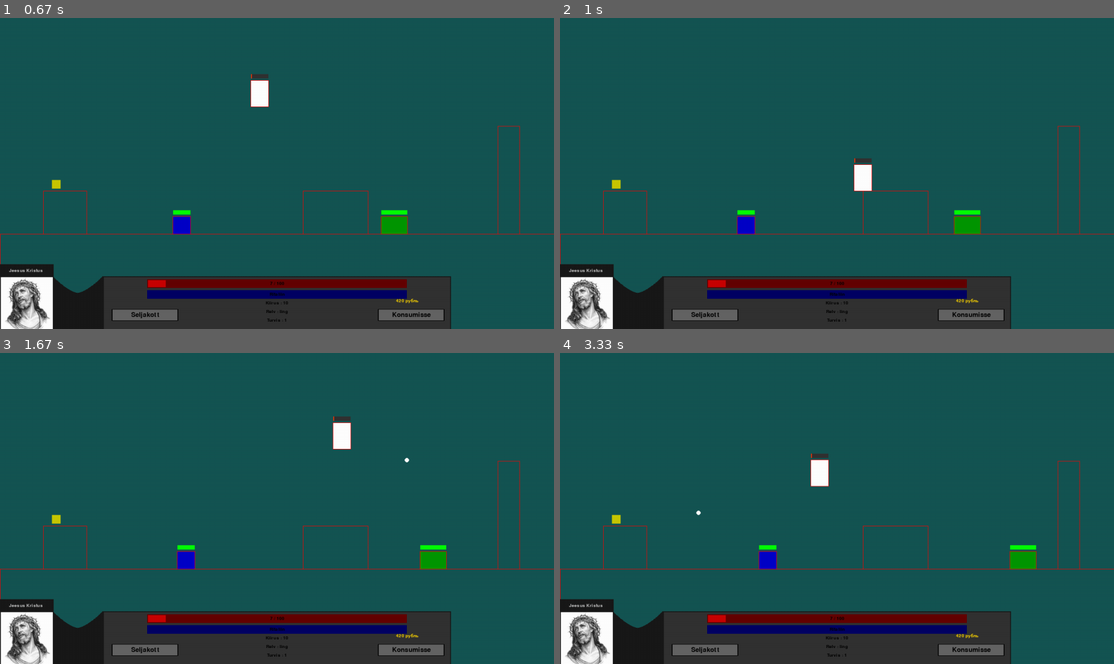
Above: before the commit, frames 1-4 (two rows, left to right).
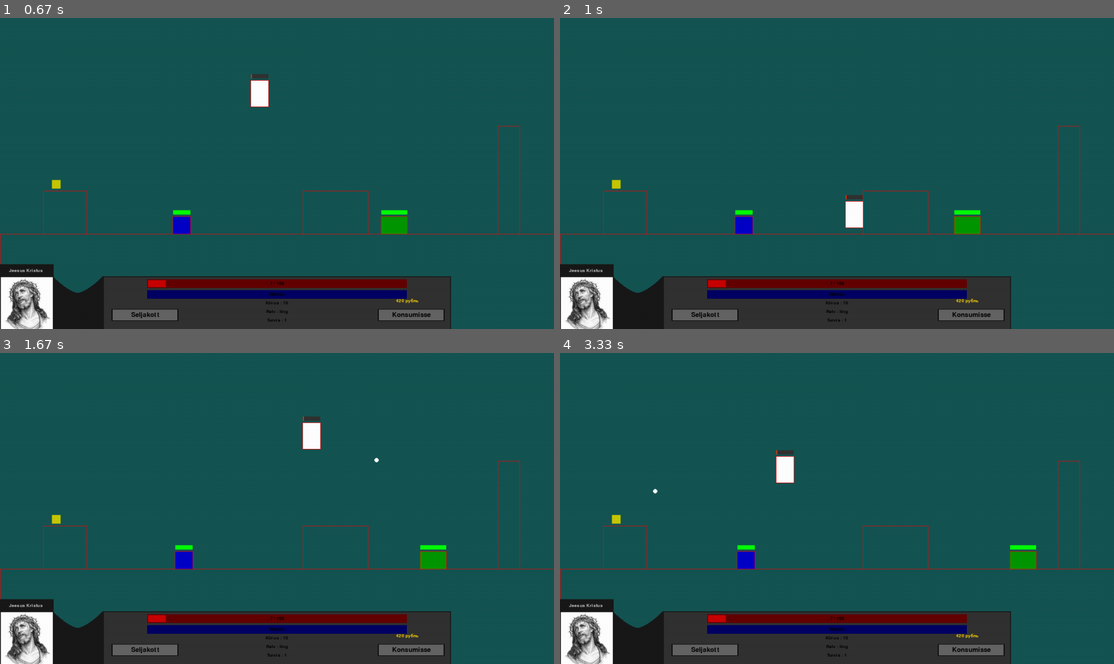
Above: after the commit, the same moments.

Repository: KarupoegPuhh/2020-projekt
Game: pygame game, started from MAIN.py
Two runs of this game, one before a commit and one after it. Both use one fixed random seed, a clock stepped at 60 frames per second and the inputs below.
Inputs:
- Up to frame 1 (0.67 s): click "Minek!" at 0.38 s
- Up to frame 2 (1 s): hold D from 0.67 s (still down)
- Up to frame 3 (1.67 s): release D at 1.13 s; hold W 1.17-1.47 s; tap Space at 1.23, 1.57 s; hold D from 1.5 s (still down)
- Up to frame 4 (3.33 s): tap Space at 1.87, 2.07, 2.37, 2.63, 2.93, 3.07 s; release D at 1.97 s; hold A 2-2.53 s; hold A 2.57-2.97 s; hold W from 3 s (still down)

Frame 1 is identical in both runs. In frame 2, 0.7% of the frame differs, in the area x 31-57%, y 45-70%; in frame 3, 0.8%; in frame 4, 1.2%, in the area x 16-49%, y 31-70%.

Commit message:
pmst mingi väga bugy collision olemas

Diff:
--- a/ekraanid.py
+++ b/ekraanid.py
@@ -5,7 +5,7 @@
 
 def screenide_loomine():
     return {
-        -1:[],
+        -1:[Põrand(800,900,300,400)],
         0:[Põrand(100,200,400,500),Põrand(700,850,400,500),Põrand(750+400,800+400,250,500)],
         1:[Põrand(410,800+400,250,500),Põrand(100,400,400,500),Põrand(700,720,600,500)],
         2:[]
--- a/maailm.py
+++ b/maailm.py
@@ -217,8 +217,22 @@
                 return False
         return True
 
-    def collision(x,y,vel,plat):
-        pass
+    global esimene_col
+    esimene_col = True
+    def collision(x1,x2,y1,y2): #,ex1,ex2,ey1,ey2 VEL LISADA
+        global Tom
+        global ex1
+        global ey1
+        for k in põrandad:
+            #horisontaalne ala kattub
+            if (y1 >= k.y1 and y1 <= k.y2) or (y2 <= k.y2 and y2 >= k.y1):
+                #vertikaalne
+                if (x1 >= k.x1 and x1 <= k.x2) or (x2 <= k.x2 and x2 >= k.x1):
+                    #while collision(Tom.x,Tom.x+Tom.laius,Tom.y,Tom.y+Tom.pikkus):
+                    Tom.x = ex1
+                    Tom.y = ey1
+                    print("ye")
+                    return True
 
 
     def databar():
@@ -307,6 +321,10 @@
 
 
     vaheta_ekraani()
+    global ex1
+    global ey1
+    ex1 = Tom.x
+    ey1 = Tom.y
     #main loop
     while True:
         #exit
@@ -354,17 +372,23 @@
         #eelmine_mk = mk
         #maa_kõrgus(Tom.x,Tom.laius)
 
-        if mk <= Tom.y + Tom.pikkus:
-            Tom.y = mk-Tom.pikkus
+        #if mk <= Tom.y + Tom.pikkus:
+        #    Tom.y = mk-Tom.pikkus
+
+        #collision tom?
+        colliding = collision(Tom.x,Tom.x+Tom.laius,Tom.y,Tom.y+Tom.pikkus)
+        ex1 = Tom.x
+        ey1 = Tom.y
 
         if Tom.kontr:
             # TOM PAREMALE JA VASAKULE
-            if keys [pg.K_d]: #and pole_sein_p(dt, Tom.vel,Tom.x,Tom.y,Tom.laius,Tom.pikkus):
-                Tom.x += Tom.vel*dt
-                Tom.vaatab = 1
-            if keys [pg.K_a]: #and pole_sein_v(dt, Tom.vel,Tom.x,Tom.y,Tom.laius,Tom.pikkus):
-                Tom.x -= Tom.vel*dt
-                Tom.vaatab = -1
+            if not colliding:
+                if keys [pg.K_d]: #and pole_sein_p(dt, Tom.vel,Tom.x,Tom.y,Tom.laius,Tom.pikkus):
+                    Tom.x += Tom.vel*dt
+                    Tom.vaatab = 1
+                if keys [pg.K_a]: #and pole_sein_v(dt, Tom.vel,Tom.x,Tom.y,Tom.laius,Tom.pikkus):
+                    Tom.x -= Tom.vel*dt
+                    Tom.vaatab = -1
 
             # TOM HÜPPAMINE
             if not Tom.jump:
@@ -385,8 +409,8 @@
 
                 Tom.vh -= 1
 
-                if Tom.y+Tom.pikkus >= mk:
-                    Tom.y = mk-Tom.pikkus
+                if colliding: #Tom.y+Tom.pikkus >= mk:
+                    #Tom.y = mk-Tom.pikkus
                     Tom.jump = False
                     Tom.vh = Tom.initial_vh
         else:
